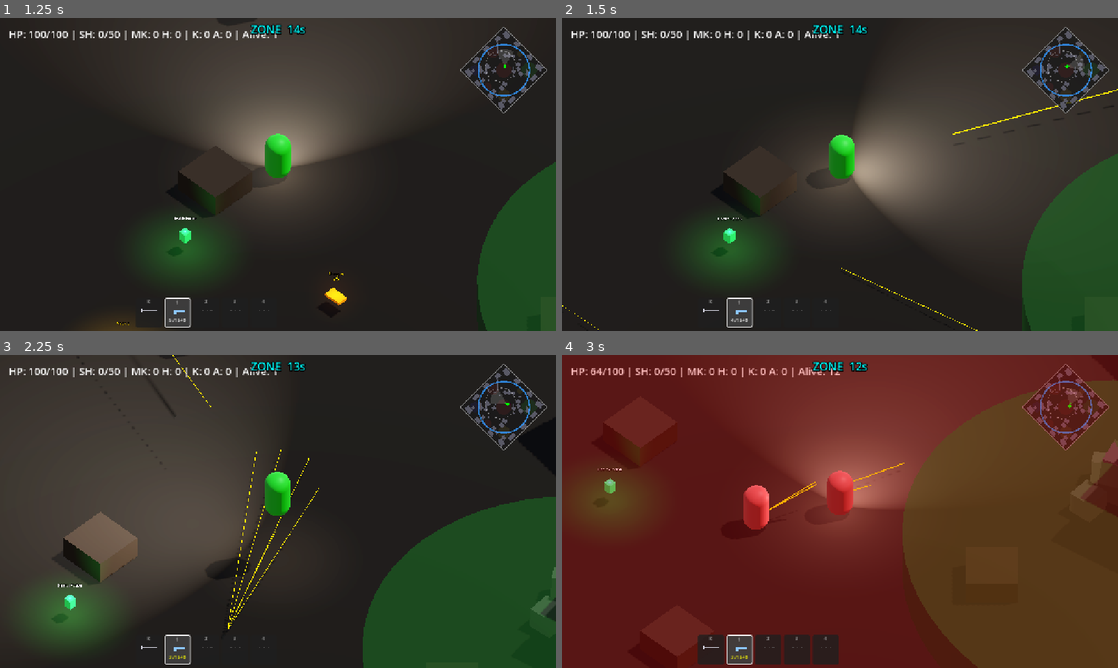
Above: before the commit, frames 1-4 (two rows, left to right).
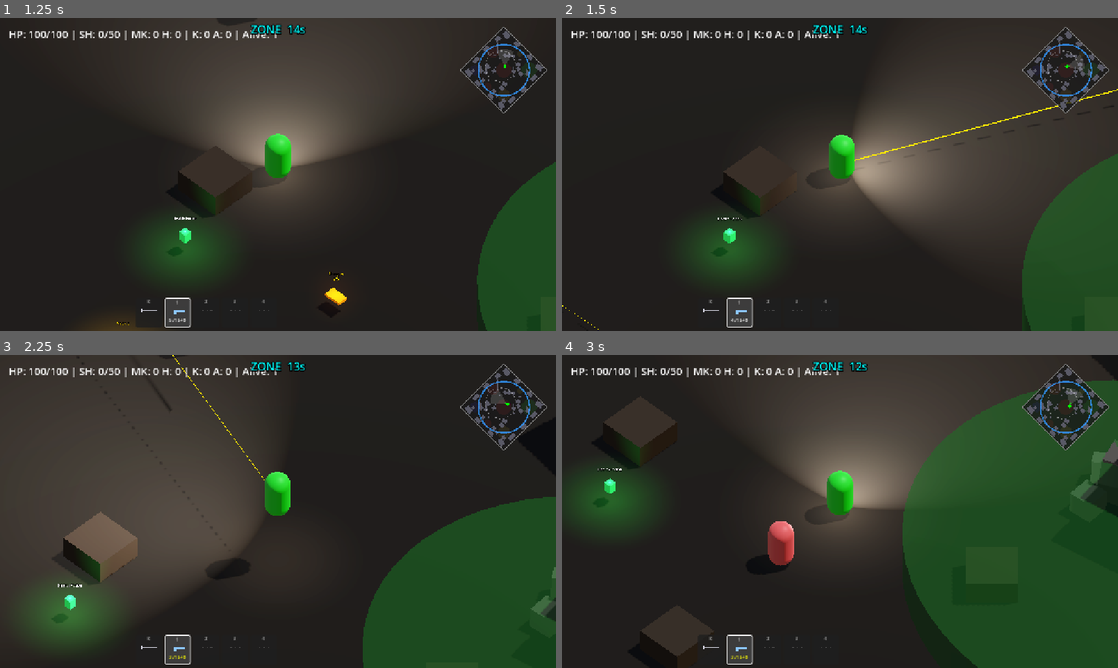
Above: after the commit, the same moments.

Repository: Kyulhee/battle-capsule
Game: Godot game, scene res://src/Main.tscn
Two runs of this game, one before a commit and one after it. Both use one fixed random seed, a clock stepped at 60 frames per second and the inputs below.
Inputs (mouse positions are in pixels of both pictures, inside the frame that each line leads up to):
- Up to frame 1 (1.25 s): click "START MATCH" at 0.5 s
- Up to frame 2 (1.5 s): tap Enter at 1.25 s; move the mouse to (962, 158) at 1.27 s; hold D (ui_right) from 1.28 s (still down); tap Q (heal) at 1.35 s; click (962, 158) at 1.42 s
- Up to frame 3 (2.25 s): tap Space at 1.52 s; move the mouse to (166, 527) at 2.02 s; release D (ui_right) at 2.03 s; hold S (ui_down) from 2.03 s (still down); click (166, 527) at 2.1 s
- Up to frame 4 (3 s): tap Space at 2.27 s; tap Q (heal) at 2.3, 2.85 s; move the mouse to (895, 442) at 2.77 s; release S (ui_down) at 2.78 s; hold D (ui_right) from 2.78 s (still down)

Frame 1 is identical in both runs. In frame 2, 0.1% of the frame differs, in the area x 50-75%, y 36-100%; in frame 3, 0.3%; in frame 4, 97%, in the area x 0-100%, y 0-100%.

Commit message:
feat: v0.6.0 전술 의식 — DISENGAGE 상태, 수적 열세 감지, 커버 탐색
- Bot: DISENGAGE state — 2+ 적 동시 가시 시 교전 중단, 커버 뒤로 이동
- Bot: _find_cover_point() — obstacles 그룹 순회, 위협 반대편 2m 지점 계산
- Bot: _count_visible_enemies() — perception_meters >= 1.0 기준 집계
- Bot: change_state()에서 DISENGAGE 진입 시 _disengage_cover 초기화
- WorldBuilder: rock_cluster/obstacle 인스턴스에 obstacles 그룹 태깅
- Telemetry: disengage_triggered 지표 추가
- 헤드리스 검증: 126s, zone 5, disengage 123회 확인

Co-Authored-By: Claude Sonnet 4.6 <noreply@anthropic.com>

Diff:
--- a/src/core/Telemetry.gd
+++ b/src/core/Telemetry.gd
@@ -75,6 +75,7 @@
 			"reserve_reload": 0,
 			"patrol_entered": 0,
 			"weapon_drop_spawned": 0,
+			"disengage_triggered": 0,
 		},
 		# economy
 		"economy": {
@@ -162,8 +163,9 @@
 		"recovery_success": metrics.tactics.recover_success += 1
 		"stuck_triggered":  metrics.tactics.stuck_triggered += 1
 		"reserve_reload":   metrics.tactics.reserve_reload += 1
-		"patrol_entered":   metrics.tactics.patrol_entered += 1
+		"patrol_entered":      metrics.tactics.patrol_entered += 1
 		"weapon_drop_spawned": metrics.tactics.weapon_drop_spawned += 1
+		"disengage_triggered": metrics.tactics.disengage_triggered += 1
 
 func log_combat_audit(event: String, value: float = 0.0):
 	if not match_in_progress or not _g("combat"): return
@@ -305,6 +307,7 @@
 		])
 		print("  Died in RECOVER: %d" % metrics.tactics.died_in_recover)
 		print("  Stuck triggers: %d" % metrics.tactics.stuck_triggered)
+		print("  Disengage triggers: %d" % metrics.tactics.disengage_triggered)
 		print("  Reserve reloads: %d" % metrics.tactics.reserve_reload)
 		print("  Patrol entries: %d" % metrics.tactics.patrol_entered)
 		print("  Weapon drops: %d" % metrics.tactics.weapon_drop_spawned)
--- a/src/entities/bot/Bot.gd
+++ b/src/entities/bot/Bot.gd
@@ -8,7 +8,7 @@
 const MELEE_RANGE: float  = 1.8
 const MELEE_DAMAGE: float = 20.0
 
-enum State { IDLE, CHASE, ATTACK, ZONE_ESCAPE, RECOVER }
+enum State { IDLE, CHASE, ATTACK, ZONE_ESCAPE, RECOVER, DISENGAGE }
 var current_state: State = State.IDLE
 var target_actor: Node3D = null
 
@@ -32,6 +32,8 @@
 var _recovering: bool = false
 # True when bot decided to rush with knife instead of retreating to RECOVER
 var _knife_mode: bool = false
+# Cover target used in DISENGAGE state
+var _disengage_cover: Vector3 = Vector3.ZERO
 
 # Stuck detection
 var _stuck_timer: float = 0.0
@@ -74,6 +76,7 @@
 		State.ATTACK:      handle_attack_state(delta)
 		State.ZONE_ESCAPE: handle_zone_escape_state(delta)
 		State.RECOVER:     handle_recover_state(delta)
+		State.DISENGAGE:   handle_disengage_state(delta)
 
 	super._physics_process(delta)
 
@@ -112,7 +115,7 @@
 		_stuck_override_timer -= delta
 		return
 
-	var is_moving_state = current_state in [State.CHASE, State.RECOVER, State.ZONE_ESCAPE]
+	var is_moving_state = current_state in [State.CHASE, State.RECOVER, State.ZONE_ESCAPE, State.DISENGAGE]
 	if not is_moving_state:
 		_stuck_timer = 0.0
 		return
@@ -224,6 +227,13 @@
 		rotation.y = lerp_angle(rotation.y, atan2(dir_to.x, dir_to.z) + PI, stats.rotation_speed * delta)
 		if fire_cooldown <= 0 and global_position.distance_to(target_actor.global_position) <= MELEE_RANGE * 1.2:
 			_bot_melee()
+		return
+
+	# Outnumbered: 2+ enemies visible simultaneously → retreat to cover
+	if not _knife_mode and _count_visible_enemies() >= 2:
+		if has_node("/root/Telemetry"):
+			get_node("/root/Telemetry").log_tactics("disengage_triggered")
+		change_state(State.DISENGAGE)
 		return
 
 	if stats.current_ammo <= 0:
@@ -336,6 +346,84 @@
 	_move_or_unstick(dir, delta, true)
 	if global_position.distance_to(target_pos) < main.current_zone_radius * 0.75:
 		change_state(State.IDLE)
+
+func handle_disengage_state(delta):
+	# Return to action if threat count drops
+	if _count_visible_enemies() <= 1 and state_timer > 2.0:
+		target_actor = _find_nearest_target()
+		if target_actor:
+			change_state(State.CHASE)
+		else:
+			change_state(State.IDLE)
+		return
+
+	# No ammo while disengaging — recover instead
+	if stats.current_ammo <= 0 and reserve_ammo <= 0:
+		change_state(State.RECOVER); return
+
+	# Timeout safety valve
+	if state_timer > 8.0:
+		change_state(State.IDLE); return
+
+	# Zone override still applies
+	var main = get_tree().root.get_node_or_null("Main")
+	if main:
+		var zone_dist = Vector2(global_position.x, global_position.z).distance_to(main.current_zone_center)
+		if zone_dist > main.current_zone_radius:
+			change_state(State.ZONE_ESCAPE); return
+
+	# Find and move toward cover
+	var nearest_threat = _find_nearest_target()
+	if not nearest_threat: change_state(State.IDLE); return
+
+	if _disengage_cover == Vector3.ZERO or global_position.distance_to(_disengage_cover) < 2.0:
+		_disengage_cover = _find_cover_point(nearest_threat.global_position)
+
+	if _disengage_cover != Vector3.ZERO:
+		var dir = (_disengage_cover - global_position).normalized()
+		dir.y = 0
+		_move_or_unstick(dir, delta, true)
+	else:
+		# No cover found — fall back on scatter direction
+		_move_or_unstick(_scatter_dir_from(nearest_threat.global_position), delta, true)
+
+# ─── OUTNUMBERED / COVER ─────────────────────────────────────────────────────
+
+func _count_visible_enemies() -> int:
+	var count = 0
+	for target in perception_meters:
+		if not is_instance_valid(target): continue
+		if target is Entity and not target.is_dead and perception_meters[target] >= 1.0:
+			count += 1
+	return count
+
+func _find_cover_point(threat_pos: Vector3) -> Vector3:
+	var obstacles = get_tree().get_nodes_in_group("obstacles")
+	var best_pos = Vector3.ZERO
+	var best_score = INF
+	var my_dist_to_threat = global_position.distance_to(threat_pos)
+
+	for obs in obstacles:
+		if not is_instance_valid(obs): continue
+		var obs_pos = Vector3(obs.global_position.x, global_position.y, obs.global_position.z)
+		var dist_to_obs = global_position.distance_to(obs_pos)
+		if dist_to_obs > 20.0 or dist_to_obs < 0.5: continue
+
+		# Cover point is on the far side of the obstacle from the threat
+		var threat_to_obs = (obs_pos - threat_pos).normalized()
+		threat_to_obs.y = 0
+		var cover = obs_pos + threat_to_obs * 2.0
+		cover.y = global_position.y
+
+		# Only useful if it puts more distance between us and threat
+		if cover.distance_to(threat_pos) <= my_dist_to_threat: continue
+
+		# Prefer obstacles closer to the bot (quicker to reach)
+		if dist_to_obs < best_score:
+			best_score = dist_to_obs
+			best_pos = cover
+
+	return best_pos
 
 func _check_state_overrides(_delta):
 	var main = get_tree().root.get_node_or_null("Main")
@@ -593,3 +681,5 @@
 		recovery_substate = "seek_cover"
 		recovery_timer = 0.0
 		patrol_target = Vector3.ZERO
+	if new_state == State.DISENGAGE:
+		_disengage_cover = Vector3.ZERO
--- a/src/maps/WorldBuilder.gd
+++ b/src/maps/WorldBuilder.gd
@@ -34,6 +34,7 @@
 			var obs = obstacle_scene.instantiate()
 			obs_container.add_child(obs)
 			obs.add_to_group("occluder")
+			obs.add_to_group("obstacles")
 			obs.global_position = Vector3(pos[0], 0, pos[1])
 			obs.rotation_degrees.y = rot_deg
 			obs.scale = Vector3(scale_vec[0], scale_vec[1], scale_vec[2])
@@ -99,6 +100,7 @@
 	root.name = "RockCluster_%d_%d" % [int(pos[0]), int(pos[1])]
 	parent.add_child(root)
 	root.position = Vector3(pos[0], 0, pos[1])
+	root.add_to_group("obstacles")
 
 	# Center piece — tallest
 	_add_rock_piece(root, Vector3(0, 0, 0), Vector3(1.3, base_height, 1.3), rng, col_layer)
Not shown, changed: CLAUDE.md
Not shown, changed: docs/DEVLOG.md
Not shown, changed: docs/TESTING.md
